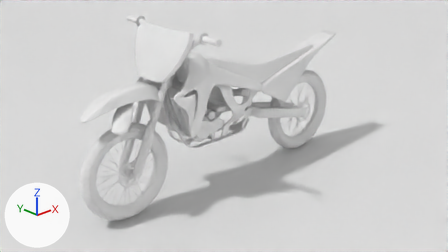
The Blender file Blender/Main_04.blend, before and after one commit.
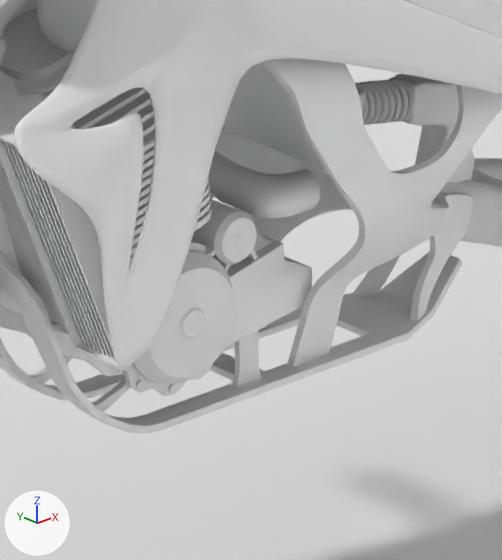
There are two pictures of each version: one from the file's camera 'Hops_Camera', one close up on the part from 38% to 57% of the width and 30% to 68% of the height. Arrows for +X, +Y and +Z are at lower left; the lights stay in place.

Names of what the first close-up shows: 'Cube', 'Cube.001', 'engine part', 'engine part 2', 'filter case', 'filters', 'floor', 'frame', 'frame attachments', 'frame part 2', 'front bike plate', 'pipe 1'.
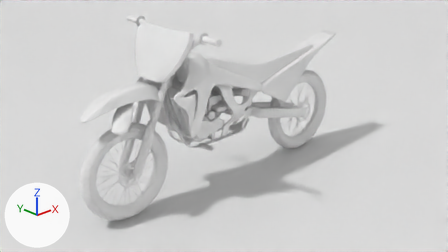
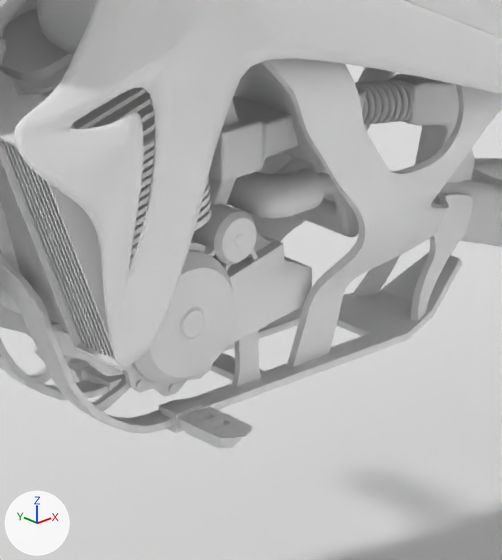
Edits to the bpy script that builds the scene:
```text
Change me_cylinder_009:
    used by ob_pipe_1; location = (-0.299, 0.432, -0.642); rotation_euler = (0.0, -1.571, 0.0), in degrees (0, -90, 0)
    remove me_cylinder_009.from_pydata(...)  # 1088 vertices, 1056 faces; spans x 0.146..0.763, y -0.815..0.226, z -0.944..0.075
    add me_cylinder_009.from_pydata(...)  # 1920 vertices, 1888 faces; spans x 0.146..1.558, y -0.815..0.226, z -4.38..0.075
    me_cylinder_009 part 1: 32 vertices moved from x 0.546..0.763, y -0.808..-0.612, z -0.944..-0.936 to x 0.546..0.763, y -0.808..-0.613, z -0.968..-0.95; 832 vertices added at x 0.317..1.558, y -0.767..0.172, z -4.38..-0.978
Add me_cube_014:
    me_cube_014.from_pydata(...)  # 130 vertices, 132 faces; spans x -0.094..0.128, y -0.816..-0.198, z -1.356..-1.248
    me_cube_014.polygons.foreach_set('use_smooth', [True] * 132)
Add me_cube_013:
    me_cube_013.from_pydata(...)  # 36 vertices, 26 faces; spans x 0.282..0.94, y -0.258..0.0, z -0.368..0.748
    me_cube_013.polygons.foreach_set('use_smooth', [True] * 26)
Add ob_cube_003:
    ob_cube_003 = bpy.data.objects.new('Cube.003', me_cube_014)
    ob_cube_003.location = (-0.299, 0.0, 0.313)
    _m = ob_cube_003.modifiers.new('Hops_Mirror', 'MIRROR')
    _m.use_axis = (False, True, False)
    _m.use_bisect_axis = (False, True, False)
    _m.use_bisect_flip_axis = (False, True, False)
    _m.use_clip = True
Add ob_cube_002:
    ob_cube_002 = bpy.data.objects.new('Cube.002', me_cube_013)
    ob_cube_002.location = (-0.299, 0.0, 0.313)
    _m = ob_cube_002.modifiers.new('Hops_Mirror', 'MIRROR')
    _m.use_axis = (False, True, False)
    _m.use_bisect_axis = (False, True, False)
    _m.use_bisect_flip_axis = (False, True, False)
    _m.use_clip = True
    _m = ob_cube_002.modifiers.new('Bevel', 'BEVEL')
    _m.width = 0.019
    _m.width_pct = 0.019
    _m.segments = 3
    _m.use_clamp_overlap = False
    _m.profile = 0.7
    _m.miter_outer = 'MITER_ARC'
```

Where the change shows, as pixel boxes (x1, y1, x2, y2) in the close-ups (502 x 560 px):
'pipe 1', reshaped: before (209, 151, 320, 218); after (227, 67, 396, 237)
'Cube.002', added: after (209, 96, 298, 205)
'Cube.003', added: after (34, 348, 253, 448)
part 1 of me_cylinder_009, built on: before (290, 169, 320, 215); after (274, 67, 396, 237)
